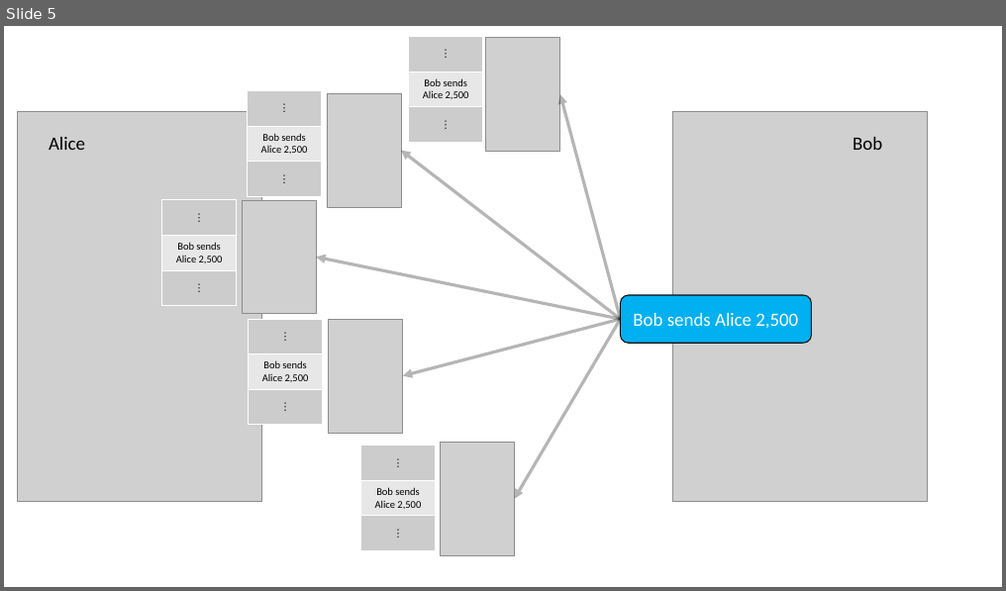
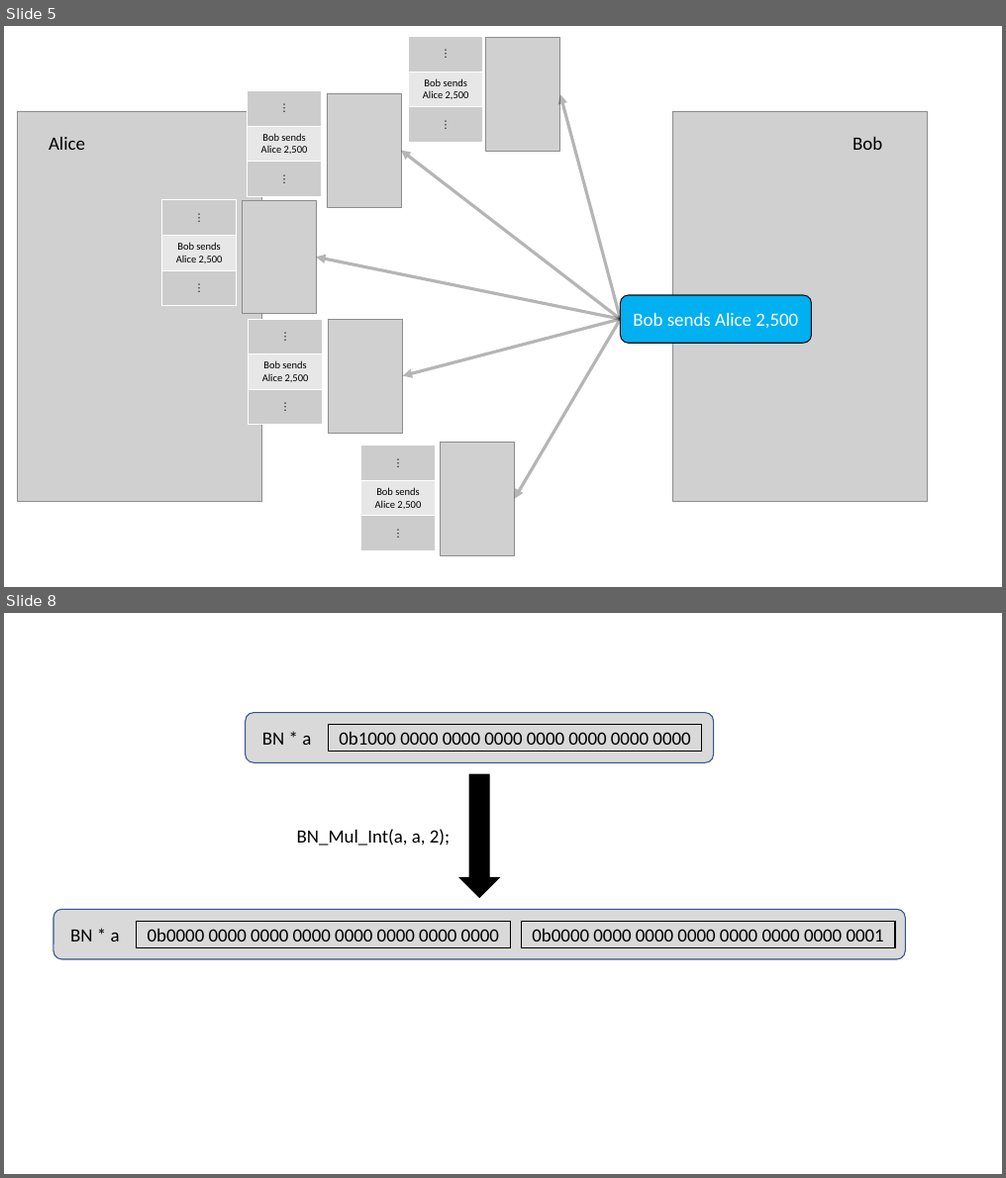
Before and after one commit to Michael-K-Stein/GreenCoin, a slide deck: Thesis/Images/Graphics.pptx. Shown one above the other, each under a label of ours: slide 5 before the commit, slides 5 and 8 after it; the slides between them are not shown. The pictures are 1006x591 and 1006x1178 pixels, drawn with LibreOffice and Linux fonts; fonts in the diff are those of the drawing; grey boxes stand for pictures. Boxes give left, top, right and bottom in pixels: in the first picture for what was removed or moved away, otherwise in the second. Text is boxed around its words. In the diff, an @@ line names an element or a change of style, - is before the commit and + after.

```diff
--- a/Thesis/Images/Graphics.pptx
+++ b/Thesis/Images/Graphics.pptx
@@ slide 8 added at box(4, 613, 1002, 1174), background #FFFFFF @@
@@ rounded rectangle added at box(245, 713, 714, 762), fill #D9D9D9, outline #325491 1 pt @@
@@ rectangle added at box(328, 725, 702, 751), fill #D9D9D9, outline #000000 1 pt, 18 pt, text #000000 @@
+0b1000 0000 0000 0000 0000 0000 0000 0000
@@ text added at box(262, 733, 311, 745), 18 pt, text #000000 @@
+BN * a
@@ right arrow added at box(459, 775, 499, 898), fill #000000, outline #000000 1 pt @@
@@ text added at box(297, 829, 450, 846), 18 pt, text #000000 @@
+BN_Mul_Int(a, a, 2);
@@ group added at box(54, 909, 905, 959): 2 rectangles, 1 rounded rectangle, 1 text @@
+BN * a
+0b0000 0000 0000 0000 0000 0000 0000 0000
+0b0000 0000 0000 0000 0000 0000 0000 0001
```
Also in this commit, not shown: 9 other slides added, 1 slide removed, 27 other files.
